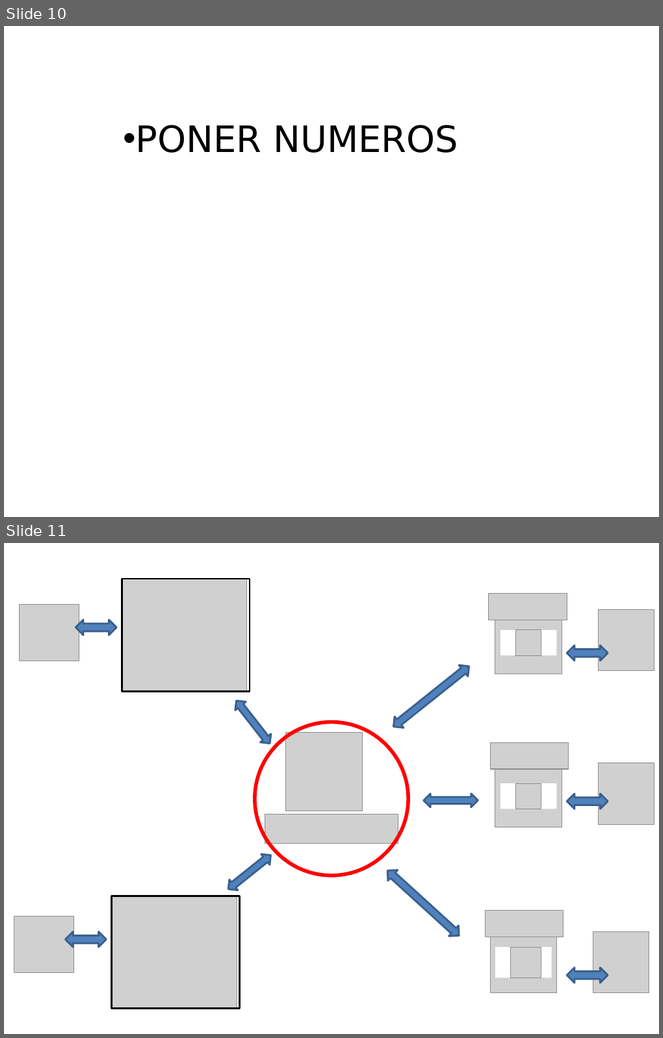
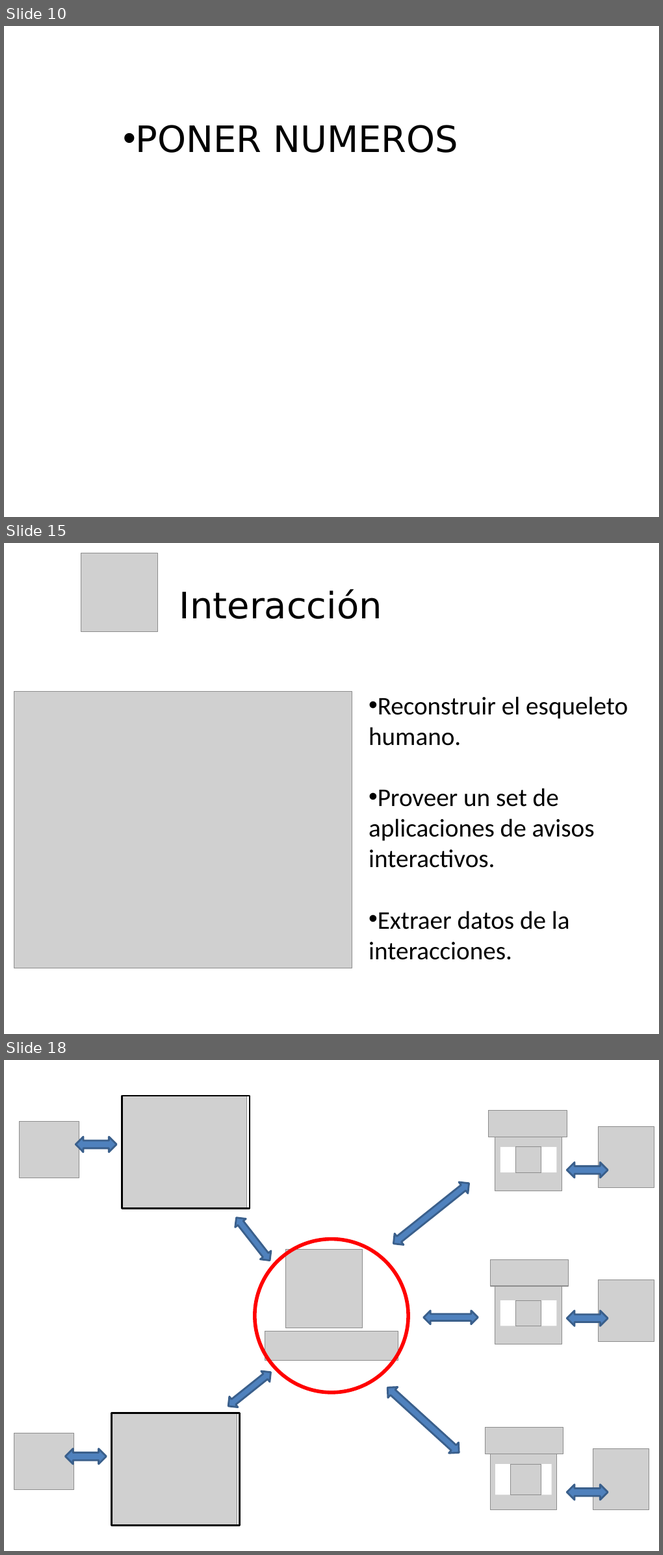
Before and after one commit to elcapo04/utn-frc-dlc-2011-liberal-peker, a slide deck: Proyecto final/Exposiciones/PresProyfinal.pptx. Shown one above the other, each under a label of ours: slides 10 and 11 before the commit, slides 10, 15 and 18 after it; the slides between them are not shown. The pictures are 663x1038 and 663x1555 pixels, drawn with LibreOffice and Linux fonts; fonts in the diff are those of the drawing; grey boxes stand for pictures. Boxes give left, top, right and bottom in pixels: in the first picture for what was removed or moved away, otherwise in the second. Text is boxed around its words. In the diff, an @@ line names an element or a change of style, - is before the commit and + after.

```diff
--- a/Proyecto final/Exposiciones/PresProyfinal.pptx
+++ b/Proyecto final/Exposiciones/PresProyfinal.pptx
@@ slide 15 added at (4, 543, 659, 1034), background #FFFFFF @@
@@ picture added at (81, 553, 157, 632) @@
@@ text added at (180, 589, 382, 619), 40 pt, text #000000 @@
+Interacción
@@ picture added at (14, 692, 352, 969) @@
@@ text added at (369, 696, 628, 960), 28 pt, text #000000 @@
+• Reconstruir el esqueleto humano.
+• Proveer un set de aplicaciones de avisos interactivos.
+• Extraer datos de la interacciones.
@@ what was slide 11 is now slide 18 @@
```
Also in this commit, not shown: 8 other slides added, 1 slide removed.
